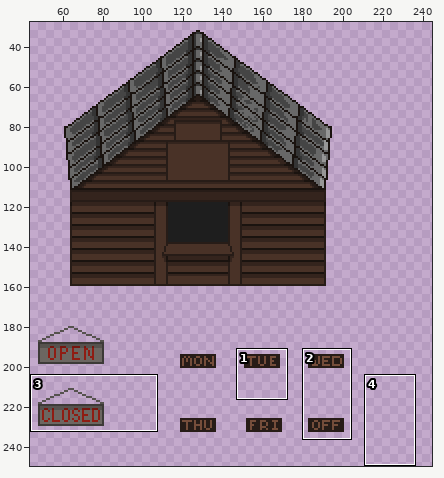
A sprite sheet gets an edit: harvest-havoc/assets/spritesheets/store.png. The picture above shows the old version from afar; the outline marks the close-up.
Close-up. Earlier state:
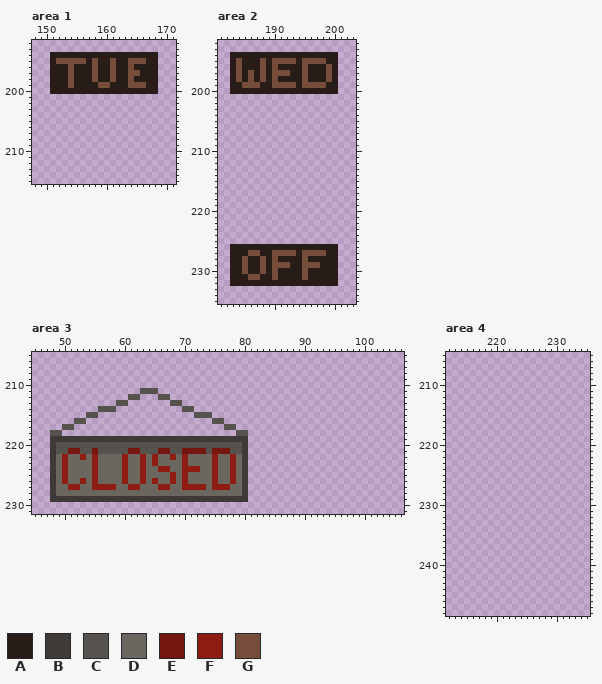
The file is 256x256 pixels. Shown: area 1: x 148..171, y 192..215; area 2: x 181..203, y 192..235; area 3: x 45..106, y 205..231; area 4: x 212..235, y 205..248. The wide view leaves out empty margins. The commit also changed other parts of the picture, which this record leaves out.
Palette (. is transparent): A #271c17  B #3d3a37  C #56524e  D #6c6661  E #75160f  F #8f1c13  G #754d3a
Pixels before, area 1, first column x 151:
194 AAAAAAAAAAAAAAAAAA
195 AGGGGGAGAAGAAGGGAA
196 AAAGAAAGAAGAAGAAAA
197 AAAGAAAGAAGAAGGAAA
198 AAAGAAAGAAGAAGAAAA
199 AAAGAAAAGGAAAGGGAA
200 AAAAAAAAAAAAAAAAAA
Pixels before, area 2, first column x 183:
194 AAAAAAAAAAAAAAAAAA
195 AGAAAGAGGGGAGGGGAA
196 AGAAAGAGAAAAGAAAGA
197 AGAGAGAGGGAAGAAAGA
198 AGAGAGAGAAAAGAAAGA
199 AAGGGAAGGGGAGGGGAA
200 AAAAAAAAAAAAAAAAAA
201 ..................
202 ..................
203 ..................
204 ..................
205 ..................
206 ..................
207 ..................
208 ..................
209 ..................
210 ..................
211 ..................
212 ..................
213 ..................
214 ..................
215 ..................
216 ..................
217 ..................
218 ..................
219 ..................
220 ..................
221 ..................
222 ..................
223 ..................
224 ..................
225 ..................
226 AAAAAAAAAAAAAAAAAA
227 AAAGGAAGGGGAGGGGAA
228 AAGAAGAGAAAAGAAAAA
229 AAGAAGAGGGAAGGGAAA
230 AAGAAGAGAAAAGAAAAA
231 AAAGGAAGAAAAGAAAAA
232 AAAAAAAAAAAAAAAAAA
Pixels before, area 3, first column x 48:
211 ...............CCC...............
212 .............CC...CC.............
213 ...........CC.......CC...........
214 ........CCC...........CC.........
215 ......CC................CCC......
216 ....CC.....................CC....
217 ..CC.........................CC..
218 CC.............................CC
219 BBBBBBBBBBBBBBBBBBBBBBBBBBBBBBBBB
220 BCCCCCCCCCCCCCCCCCCCCCCCCCCCCCCCB
221 BCCEECCECCCCCEECCCEECCEEEECEEECCB
222 BDFDDFDFDDDDFDDFDFDDFDFDDDDFDDFDB
223 BDFDDDDFDDDDFDDFDFDDDDFDDDDFDDFDB
224 BDFDDDDFDDDDFDDFDDFFDDFFFDDFDDFDB
225 BDFDDDDFDDDDFDDFDDDDFDFDDDDFDDFDB
226 BDFDDFDFDDDDFDDFDFDDFDFDDDDFDDFDB
227 BDDFFDDFFFFDDFFDDDFFDDFFFFDFFFDDB
228 BDDDDDDDDDDDDDDDDDDDDDDDDDDDDDDDB
229 BBBBBBBBBBBBBBBBBBBBBBBBBBBBBBBBB
Now the later version:
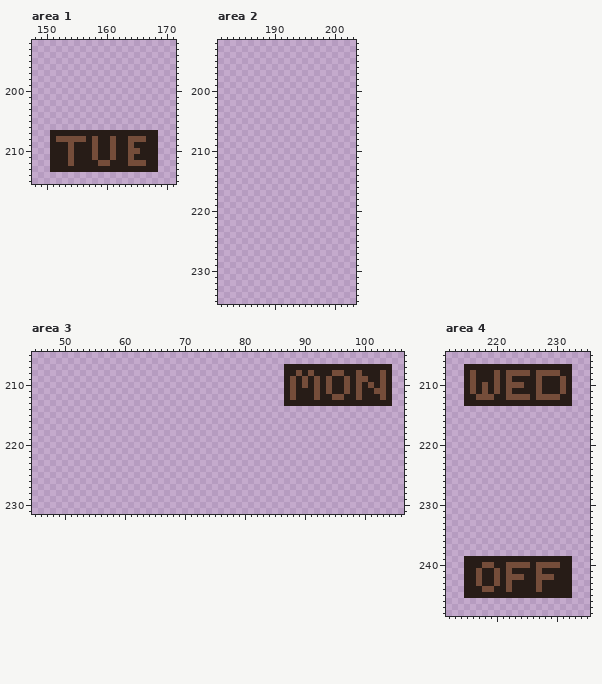
Diff:
Changed rows in their new state; - is an unchanged pixel.
Area 1:
first column x 151:
194 ..................
195 ..................
196 ..................
197 ..................
198 ..................
199 ..................
200 ..................
first column x 151:
207 AAAAAAAAAAAAAAAAAA
208 AGGGGGAGAAGAAGGGAA
209 AAAGAAAGAAGAAGAAAA
210 AAAGAAAGAAGAAGGAAA
211 AAAGAAAGAAGAAGAAAA
212 AAAGAAAAGGAAAGGGAA
213 AAAAAAAAAAAAAAAAAA
Area 2:
first column x 183:
194 ..................
195 ..................
196 ..................
197 ..................
198 ..................
199 ..................
200 ..................
first column x 183:
226 ..................
227 ..................
228 ..................
229 ..................
230 ..................
231 ..................
232 ..................
Area 3:
first column x 48:
207 ---------------------------------------AAAAAAAAAAAAAAAAAA
208 ---------------------------------------AAGAGAAAGGAAGAAAGA
209 ---------------------------------------AGAGAGAGAAGAGGAAGA
210 ---------------------------------------AGAGAGAGAAGAGAGAGA
211 ---------------...---------------------AGAAAGAGAAGAGAAGGA
212 -------------..---..-------------------AGAAAGAAGGAAGAAAGA
213 -----------..-------..-----------------AAAAAAAAAAAAAAAAAA
214 --------...-----------..---------------------------------
215 ------..----------------...------------------------------
216 ----..---------------------..----------------------------
217 --..-------------------------..--------------------------
218 ..-----------------------------..------------------------
219 .................................------------------------
220 .................................------------------------
221 .................................------------------------
222 .................................------------------------
223 .................................------------------------
224 .................................------------------------
225 .................................------------------------
226 .................................------------------------
227 .................................------------------------
228 .................................------------------------
229 .................................------------------------
Area 4:
first column x 215:
207 AAAAAAAAAAAAAAAAAA
208 AGAAAGAGGGGAGGGGAA
209 AGAAAGAGAAAAGAAAGA
210 AGAGAGAGGGAAGAAAGA
211 AGAGAGAGAAAAGAAAGA
212 AAGGGAAGGGGAGGGGAA
213 AAAAAAAAAAAAAAAAAA
first column x 215:
239 AAAAAAAAAAAAAAAAAA
240 AAAGGAAGGGGAGGGGAA
241 AAGAAGAGAAAAGAAAAA
242 AAGAAGAGGGAAGGGAAA
243 AAGAAGAGAAAAGAAAAA
244 AAAGGAAGAAAAGAAAAA
245 AAAAAAAAAAAAAAAAAA
Boxes around the changes in both close-ups, in picture pixels (x1, y1, x2, y2):
erased: (50, 52, 158, 94)
added: (50, 130, 158, 172)
erased: (230, 52, 338, 94)
erased: (230, 244, 338, 286)
added: (284, 364, 392, 406)
erased: (50, 388, 248, 502)
added: (464, 364, 572, 406)
added: (464, 556, 572, 598)
